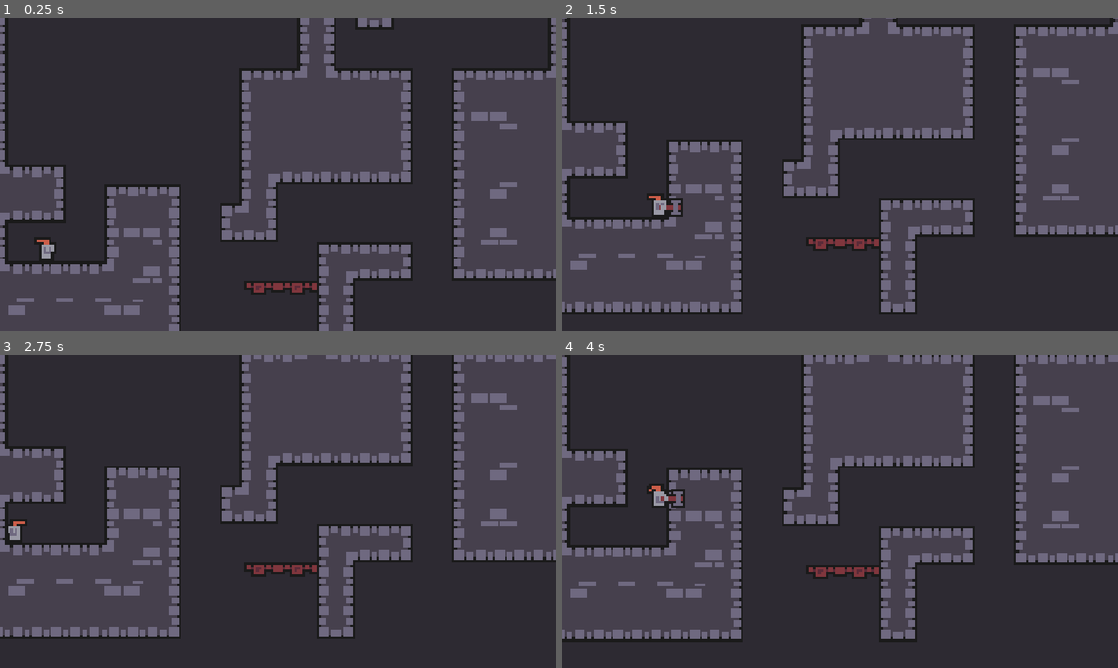
Above: before the commit, frames 1-4 (two rows, left to right).
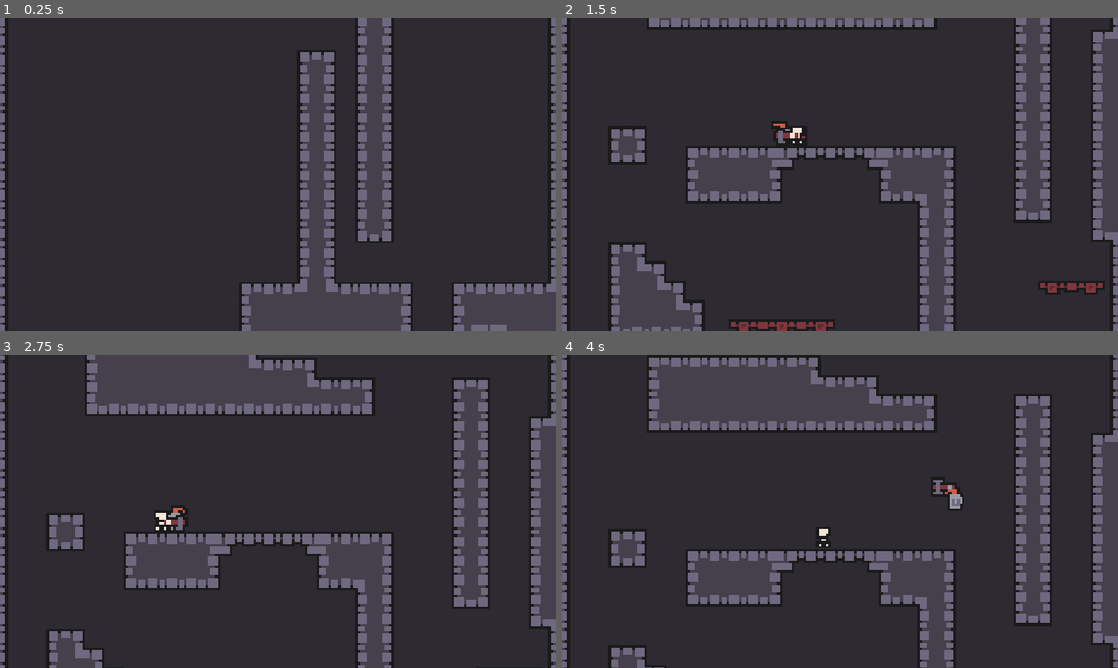
Above: after the commit, the same moments.

Repository: aberiggs/knights-ascent
Game: Godot game, scene res://scenes/levels/level_1.tscn
The game is run twice, just before and just after one commit, with the same random seed, the same clock (stepped at 60 frames per second) and the same inputs.
Inputs (mouse positions are in pixels of both pictures, inside the frame that each line leads up to):
- Up to frame 1 (0.25 s): no input
- Up to frame 2 (1.5 s): move the mouse to (962, 158) at 0.52 s; hold D (move_right) from 0.53 s (still down); click (962, 158) at 0.6 s; tap Space (jump) at 0.77 s; move the mouse to (728, 190) at 1.27 s; click (728, 190) at 1.35 s
- Up to frame 3 (2.75 s): tap Space (jump) at 1.52 s; move the mouse to (333, 442) at 2.02 s; release D (move_right) at 2.03 s; hold A (move_left) from 2.03 s (still down); click (333, 442) at 2.1 s
- Up to frame 4 (4 s): move the mouse to (812, 574) at 2.77 s; release A (move_left) at 2.78 s; hold D (move_right) from 2.78 s (still down); click (812, 574) at 2.85 s; tap Space (jump) at 3.02, 3.77 s; move the mouse to (1006, 558) at 3.52 s; click (1006, 558) at 3.6 s

The runs differ from the first frame. In frame 1, 46% of the frame differs, in the area x 0-100%, y 0-100%; in frame 2, 45%; in frame 3, 47%; in frame 4, 48%.

Commit message:
Basic attack system

Diff:
--- a/scenes/levels/level_1.tscn
+++ b/scenes/levels/level_1.tscn
@@ -409,7 +409,7 @@
 player = NodePath("../Player")
 
 [node name="Player" parent="." instance=ExtResource("4_x42e6")]
-position = Vector2(24, -16)
+position = Vector2(32, -296)
 gravity_scale = 0.55
 wall_slide_speed = 75.0
 
--- a/scenes/player.tscn
+++ b/scenes/player.tscn
@@ -90,6 +90,114 @@
 "speed": 5.0
 }]
 
+[sub_resource type="RectangleShape2D" id="RectangleShape2D_qhqgy"]
+size = Vector2(8, 11)
+
+[sub_resource type="Animation" id="Animation_qhqgy"]
+resource_name = "attack"
+length = 0.6
+tracks/0/type = "value"
+tracks/0/imported = false
+tracks/0/enabled = true
+tracks/0/path = NodePath("AnimatedSprite2D:animation")
+tracks/0/interp = 1
+tracks/0/loop_wrap = true
+tracks/0/keys = {
+"times": PackedFloat32Array(0),
+"transitions": PackedFloat32Array(1),
+"update": 1,
+"values": [&"hammer_swing"]
+}
+tracks/1/type = "value"
+tracks/1/imported = false
+tracks/1/enabled = true
+tracks/1/path = NodePath("AnimatedSprite2D:frame")
+tracks/1/interp = 1
+tracks/1/loop_wrap = true
+tracks/1/keys = {
+"times": PackedFloat32Array(0, 0.099999994, 0.2, 0.3, 0.4, 0.5),
+"transitions": PackedFloat32Array(1, 1, 1, 1, 1, 1),
+"update": 1,
+"values": [0, 1, 2, 3, 4, 5]
+}
+tracks/2/type = "method"
+tracks/2/imported = false
+tracks/2/enabled = true
+tracks/2/path = NodePath("..")
+tracks/2/interp = 1
+tracks/2/loop_wrap = true
+tracks/2/keys = {
+"times": PackedFloat32Array(0.4),
+"transitions": PackedFloat32Array(1),
+"values": [{
+"args": [],
+"method": &"perform_attack_hitcheck"
+}]
+}
+
+[sub_resource type="Animation" id="Animation_dqkch"]
+length = 0.001
+tracks/0/type = "value"
+tracks/0/imported = false
+tracks/0/enabled = true
+tracks/0/path = NodePath("AnimatedSprite2D:frame")
+tracks/0/interp = 1
+tracks/0/loop_wrap = true
+tracks/0/keys = {
+"times": PackedFloat32Array(0),
+"transitions": PackedFloat32Array(1),
+"update": 1,
+"values": [0]
+}
+tracks/1/type = "value"
+tracks/1/imported = false
+tracks/1/enabled = true
+tracks/1/path = NodePath("AnimatedSprite2D:animation")
+tracks/1/interp = 1
+tracks/1/loop_wrap = true
+tracks/1/keys = {
+"times": PackedFloat32Array(0),
+"transitions": PackedFloat32Array(1),
+"update": 1,
+"values": [&"hammer_swing"]
+}
+
+[sub_resource type="Animation" id="Animation_qlg0r"]
+resource_name = "idle"
+length = 0.8
+loop_mode = 1
+tracks/0/type = "value"
+tracks/0/imported = false
+tracks/0/enabled = true
+tracks/0/path = NodePath("AnimatedSprite2D:animation")
+tracks/0/interp = 1
+tracks/0/loop_wrap = true
+tracks/0/keys = {
+"times": PackedFloat32Array(0),
+"transitions": PackedFloat32Array(1),
+"update": 1,
+"values": [&"idle"]
+}
+tracks/1/type = "value"
+tracks/1/imported = false
+tracks/1/enabled = true
+tracks/1/path = NodePath("AnimatedSprite2D:frame")
+tracks/1/interp = 1
+tracks/1/loop_wrap = true
+tracks/1/keys = {
+"times": PackedFloat32Array(0, 0.2, 0.4, 0.6),
+"transitions": PackedFloat32Array(1, 1, 1, 1),
+"update": 1,
+"values": [0, 1, 2, 3]
+}
+
+[sub_resource type="AnimationLibrary" id="AnimationLibrary_qlg0r"]
+_data = {
+&"RESET": SubResource("Animation_dqkch"),
+&"attack": SubResource("Animation_qhqgy"),
+&"idle": SubResource("Animation_qlg0r")
+}
+
 [node name="Player" type="CharacterBody2D"]
 script = ExtResource("1_g2els")
 
@@ -97,10 +205,23 @@
 position = Vector2(0, -4)
 shape = SubResource("RectangleShape2D_g2els")
 
-[node name="AnimatedSprite2D" type="AnimatedSprite2D" parent="."]
+[node name="Body" type="Node2D" parent="."]
+
+[node name="AnimatedSprite2D" type="AnimatedSprite2D" parent="Body"]
 texture_filter = 1
 position = Vector2(-12, -21)
 sprite_frames = SubResource("SpriteFrames_fjrip")
 animation = &"hammer_swing"
+centered = false
+
+[node name="AttackHitbox" type="Area2D" parent="Body"]
+
+[node name="CollisionShape2D" type="CollisionShape2D" parent="Body/AttackHitbox"]
+position = Vector2(7, -5.5)
+shape = SubResource("RectangleShape2D_qhqgy")
+
+[node name="AnimationPlayer" type="AnimationPlayer" parent="Body"]
+libraries = {
+&"": SubResource("AnimationLibrary_qlg0r")
+}
 autoplay = "idle"
-centered = false
--- a/scripts/enemy.gd
+++ b/scripts/enemy.gd
@@ -16,6 +16,8 @@
 var is_attacking: bool = false
 
 func _ready() -> void:
+	add_to_group("enemies")
+
 	# Find the player in the scene tree
 	var scene_root = get_tree().current_scene
 	if scene_root:
@@ -91,3 +93,10 @@
 	if player:
 		return (direction > 0 and global_position.x < player.global_position.x) or (direction < 0 and global_position.x > player.global_position.x)
 	return false
+
+func apply_damage() -> void:
+	"""Apply damage to the enemy."""
+	# TODO: Implement proper damage logic
+
+	# For now, delete the enemy
+	queue_free()
--- a/scripts/player.gd
+++ b/scripts/player.gd
@@ -25,9 +25,10 @@
 		if bottom_boundary and bottom_boundary.has_signal("body_entered"):
 			bottom_boundary.body_entered.connect(_on_bottom_boundary_body_entered)
 
-	# Connect to animation finished signal if animated_sprite exists
-	if $AnimatedSprite2D:
-		$AnimatedSprite2D.animation_finished.connect(_on_animation_finished)
+	# Connect to animation finished signal if animation player exists
+	if $Body/AnimationPlayer:
+		print("Connected to animation finished signal")
+		$Body/AnimationPlayer.animation_finished.connect(_on_animation_finished)
 
 func _physics_process(delta: float) -> void:
 	# Update damage cooldown
@@ -78,7 +79,8 @@
 		movement_cooldown = max_movement_cooldown
 
 	if (velocity.x != 0):
-		$AnimatedSprite2D.flip_h = velocity.x < 0
+		# Flip the body based on the velocity
+		$Body.scale.x = sign(velocity.x)
 
 	move_and_slide()
 
@@ -86,6 +88,16 @@
 	# Reset position when player enters the bottom boundary
 	if body == self:
 		reset_position()
+
+func _on_animation_finished(anim_name: String) -> void:
+	"""Called when an animation finishes. Reset to idle animation."""
+	if $Body/AnimationPlayer and $Body/AnimationPlayer.has_animation("idle"):
+		$Body/AnimationPlayer.play("idle")
+
+	if $Body/AnimationPlayer and anim_name == "attack":
+		# Reset attack state
+		is_attacking = false
+		$Body/AttackHitbox.monitoring = false
 
 func reset_position() -> void:
 	"""Reset player to spawn position and stop velocity."""
@@ -98,16 +110,19 @@
 
 func start_attack() -> void:
 	"""Start the attack animation and freeze movement."""
-	if $AnimatedSprite2D and $AnimatedSprite2D.sprite_frames.has_animation("hammer_swing"):
+	if $Body/AnimationPlayer and $Body/AnimationPlayer.has_animation("attack"):
 		is_attacking = true
-		$AnimatedSprite2D.play("hammer_swing")
+		$Body/AnimationPlayer.play("attack")
+		$Body/AttackHitbox.monitoring = true
 
-func _on_animation_finished() -> void:
-	"""Called when an animation finishes. Apply damage if attack animation finished."""
-	if is_attacking and $AnimatedSprite2D.animation == "hammer_swing":
-		is_attacking = false
+func perform_attack_hitcheck() -> void:
+	"""Perform a hit check for the attack."""
+	var hitbox = $Body/AttackHitbox
 
-		# Set cooldown and return to default animation
-		damage_cooldown = damage_cooldown_time
-		if $AnimatedSprite2D.sprite_frames.has_animation("idle"):
-			$AnimatedSprite2D.play("idle")
+	var hit_enemies = hitbox.get_overlapping_bodies()
+	for enemy in hit_enemies:
+		if enemy.is_in_group("enemies"):
+			enemy.apply_damage()
+
+	is_attacking = false
+	$Body/AttackHitbox.monitoring = false
Not shown: 1 places in scenes/player.tscn that only renumber resources
